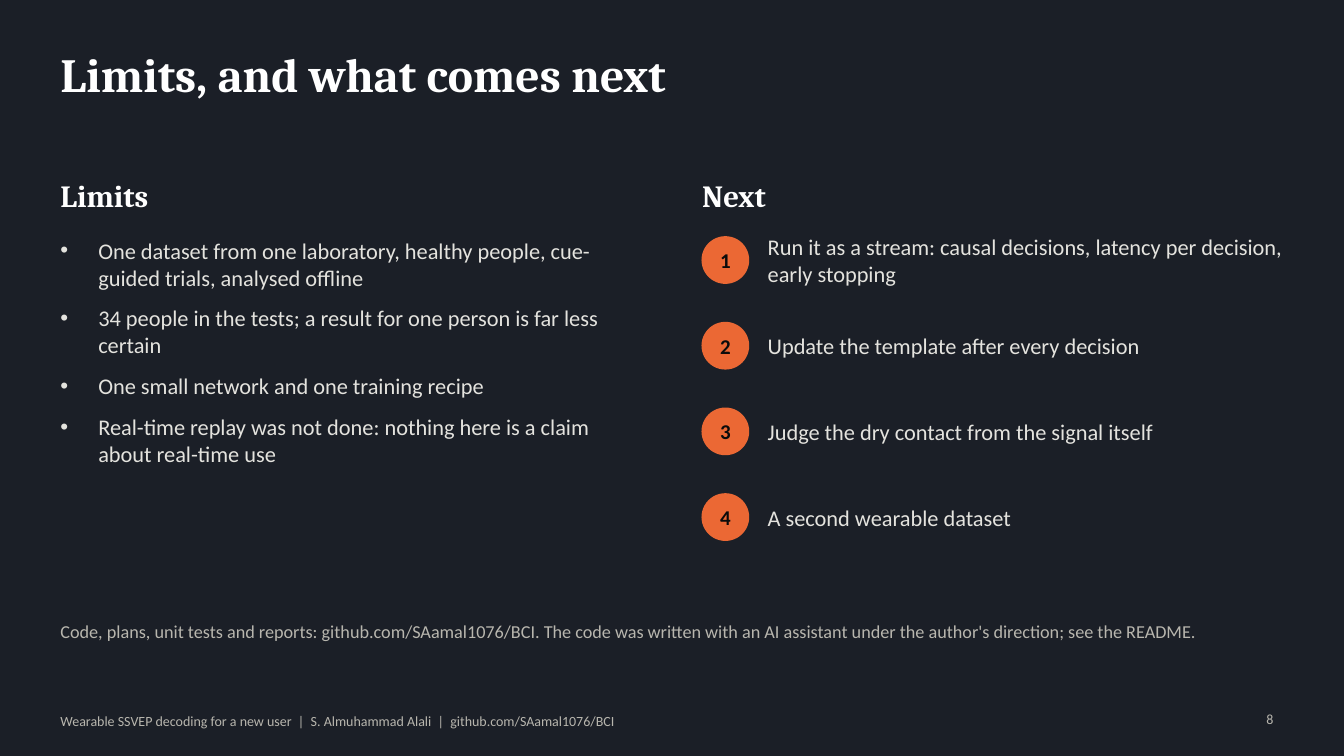
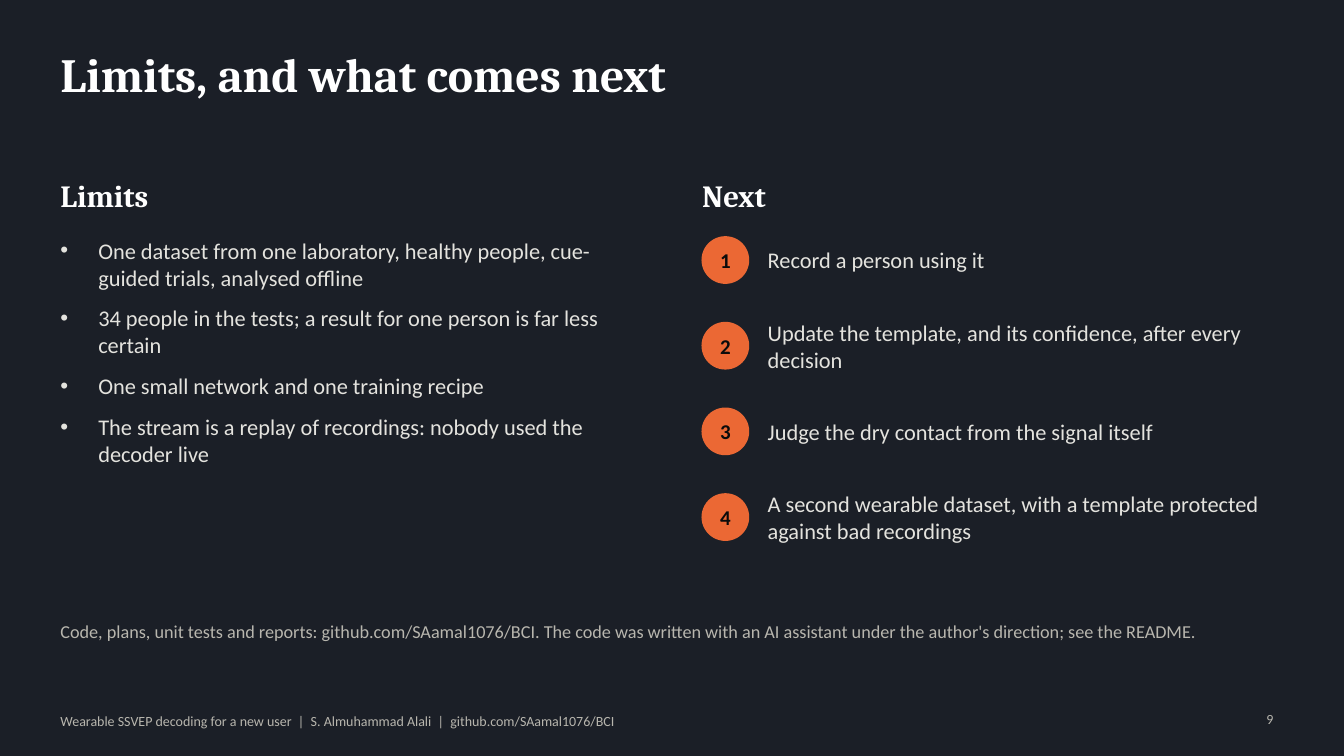
Before and after one commit to SAamal1076/BCI, a slide deck: slide 9 of docs/presentation.pptx (slide 8 before the commit). Drawn at 1344x756 pixels with LibreOffice and Linux fonts; fonts in the diff are those of the drawing. Boxes give left, top, right and bottom in pixels: in the first picture for what was removed or moved away, otherwise in the second. Text is boxed around its words. In the diff, an @@ line names an element or a change of style, - is before the commit and + after.

```diff
--- a/docs/presentation.pptx
+++ b/docs/presentation.pptx
@@ text at box(768, 252, 985, 272): text changed @@
-Run it as a stream: causal decisions, latency per decision, early stopping
+Record a person using it
@@ text at box(768, 325, 1241, 368): text changed @@
-Update the template after every decision
+Update the template, and its confidence, after every decision
@@ text at box(98, 419, 582, 462): text changed @@
-• Real-time replay was not done: nothing here is a claim about real-time use
+• The stream is a replay of recordings: nobody used the decoder live
@@ text at box(768, 496, 1258, 543): text changed @@
-A second wearable dataset
+A second wearable dataset, with a template protected against bad recordings
@@ page number at box(1266, 715, 1273, 724): text changed @@
-8
+9
```
Also in this commit, not shown: 1 other slide changed, 1 slide added, 30 other files.
